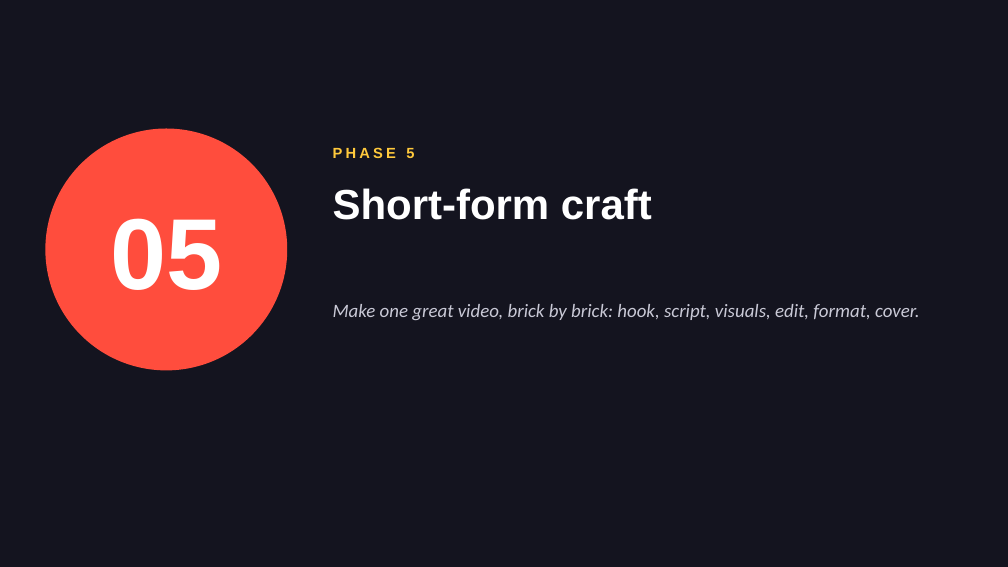
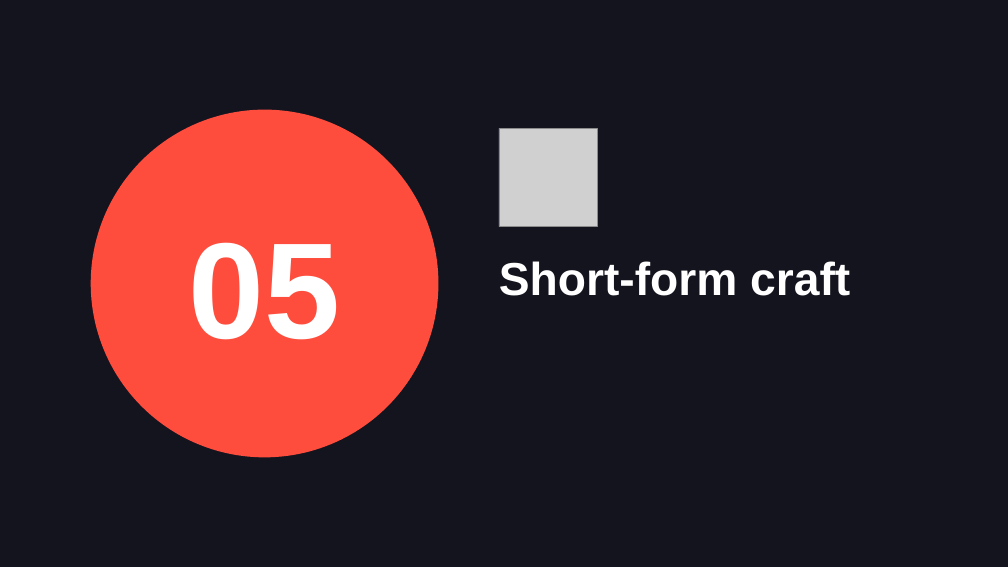
Before and after one commit to Razeensayyed/outlier, a slide deck: slide 26 of docs/content-machine-masterclass.pptx (slide 24 before the commit). Drawn at 1008x567 pixels with LibreOffice and Linux fonts; fonts in the diff are those of the drawing; grey boxes stand for pictures. Boxes give left, top, right and bottom in pixels: in the first picture for what was removed or moved away, otherwise in the second. Text is boxed around its words. In the diff, an @@ line names an element or a change of style, - is before the commit and + after.

```diff
--- a/docs/content-machine-masterclass.pptx
+++ b/docs/content-machine-masterclass.pptx
@@ text "05": place and size @@
-text "05" at (110, 218, 222, 290)
+text "05" at (189, 242, 341, 340)
@@ text "05" at (189, 242, 341, 340): size 96 to 130 pt @@
@@ ellipse: place and size @@
-ellipse at (45, 129, 287, 371)
+ellipse at (91, 110, 439, 457)
@@ text removed at (333, 147, 414, 158) @@
-PHASE 5
@@ picture added at (499, 129, 597, 227) @@
@@ text "Short-form craft": place and size @@
-text "Short-form craft" at (333, 188, 652, 220)
+text "Short-form craft" at (499, 261, 850, 296)
@@ text "Short-form craft" at (499, 261, 850, 296): size 40 to 44 pt @@
@@ text removed at (333, 304, 919, 320) @@
-Make one great video, brick by brick: hook, script, visuals, edit, format, cover.
```
Also in this commit, not shown: 7 other slides changed, 64 slides added, 53 slides removed.
